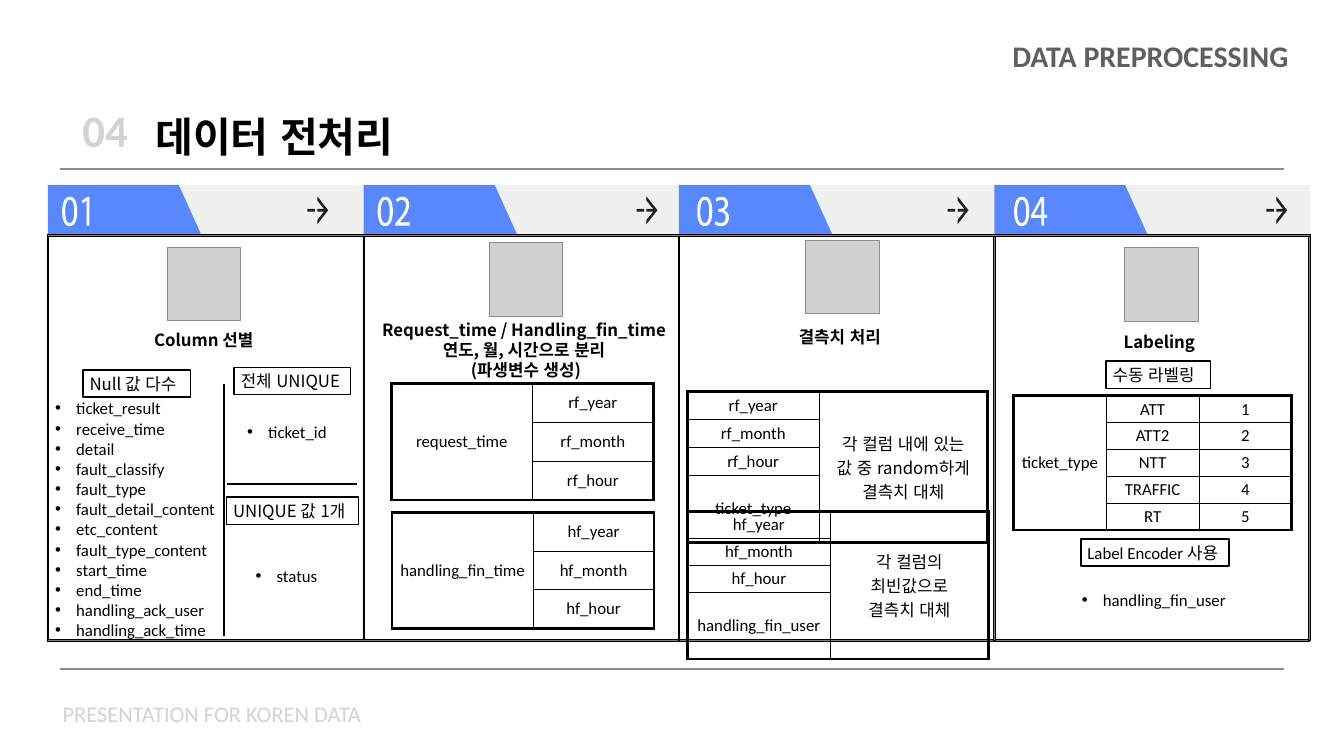
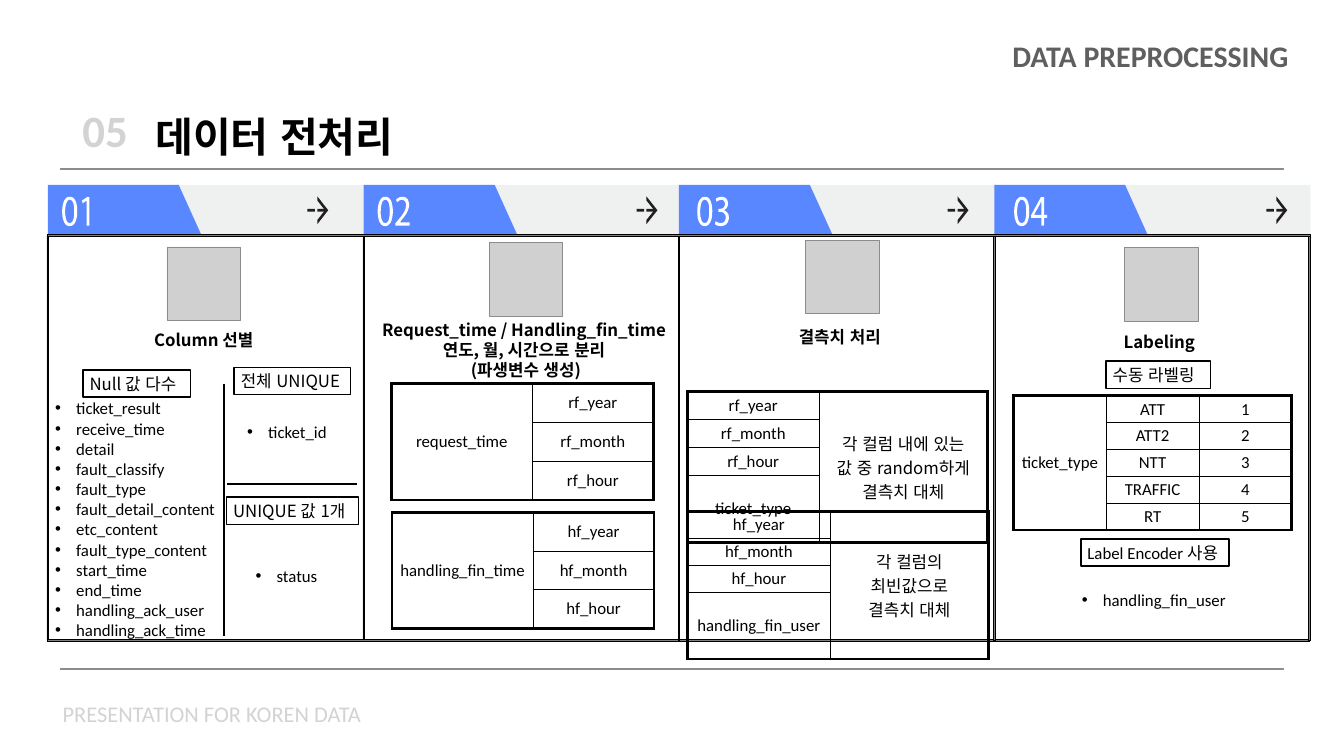
Before and after one commit to chorimgenius/zerooneai_intern, a slide deck: slide 9 of koren/koren_data_presentation.pptx (slide 8 before the commit). Drawn at 1344x756 pixels with LibreOffice and Linux fonts; fonts in the diff are those of the drawing; grey boxes stand for pictures. Boxes give left, top, right and bottom in pixels: in the first picture for what was removed or moved away, otherwise in the second. Text is boxed around its words. In the diff, an @@ line names an element or a change of style, - is before the commit and + after.

```diff
--- a/koren/koren_data_presentation.pptx
+++ b/koren/koren_data_presentation.pptx
@@ table at (62,101,459,162) @@
-row 1, column 1: 04
+row 1, column 1: 05
```
Also in this commit, not shown: 13 other slides changed, 1 slide added, 1 other file.
